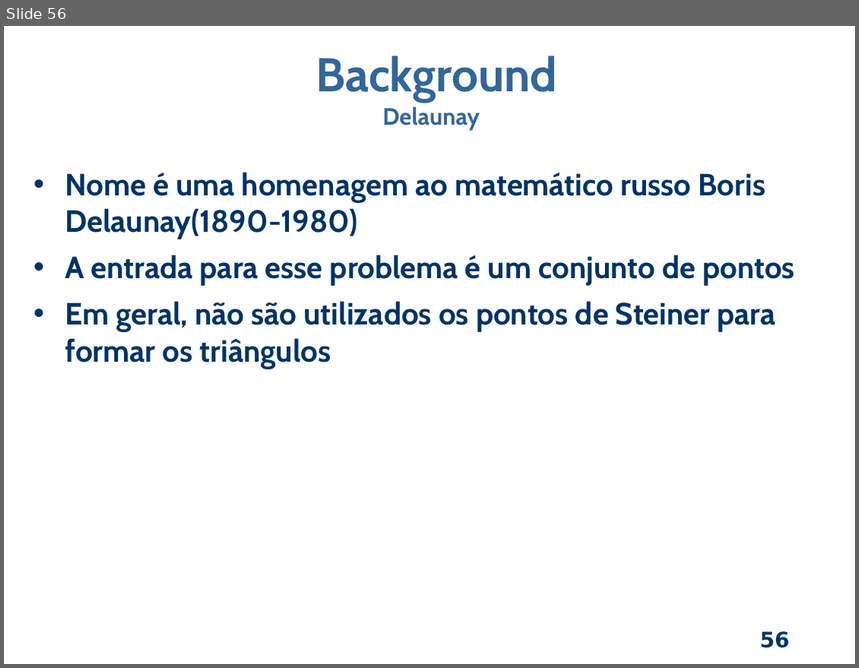
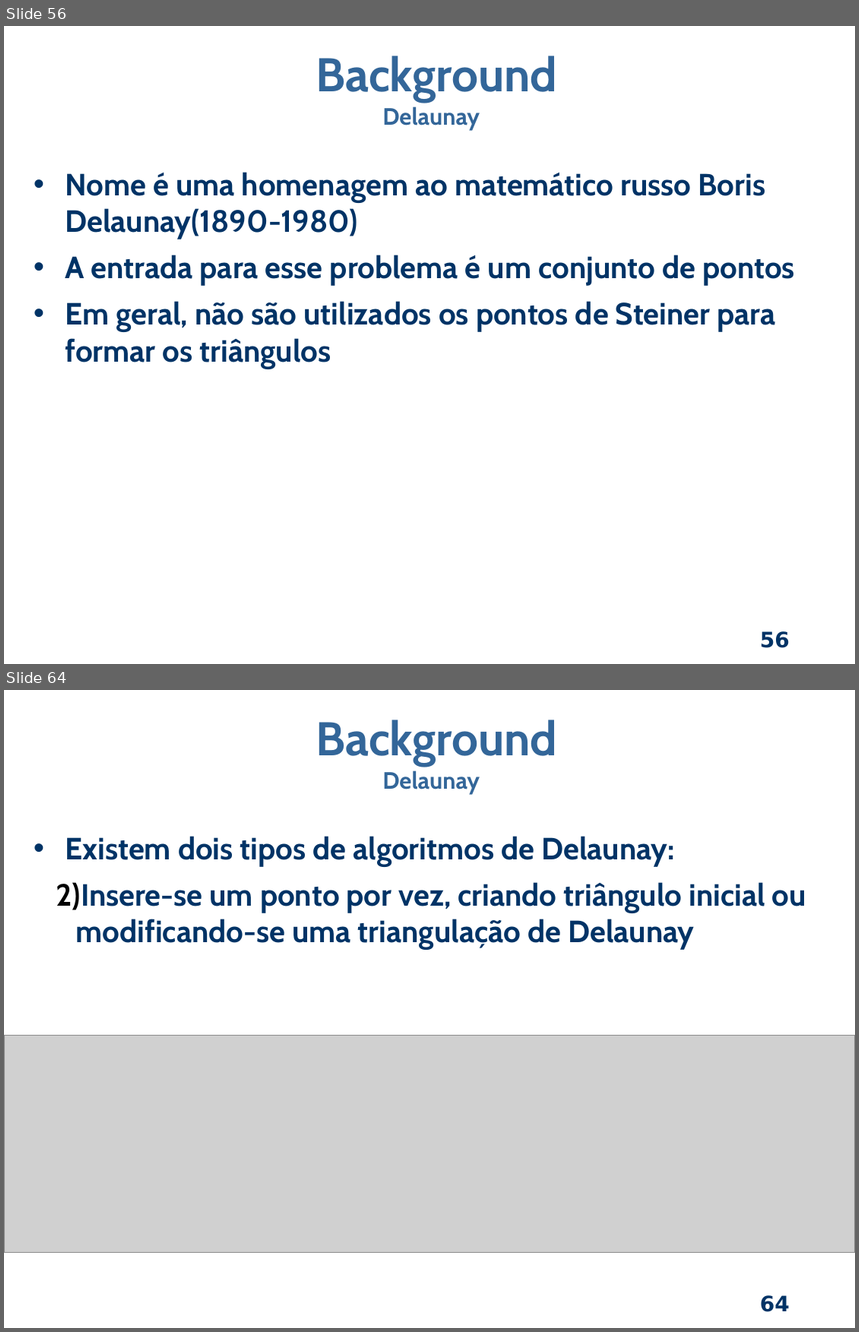
Before and after one commit to dant25/pre-proposta, a slide deck: apresentação/Apresentacao pre.odp. Shown one above the other, each under a label of ours: slide 56 before the commit, slides 56 and 64 after it; the slides between them are not shown. The pictures are 859x668 and 859x1332 pixels, drawn with LibreOffice and Linux fonts; fonts in the diff are those of the drawing; grey boxes stand for pictures; background and template pictures are left out. Boxes give left, top, right and bottom in pixels: in the first picture for what was removed or moved away, otherwise in the second. Text is boxed around its words. In the diff, an @@ line names an element or a change of style, - is before the commit and + after.

Commit message:
Continuando a fazer a apresenta??o. Falta fazer triangula??o arbitr?ria.

```diff
--- a/apresentação/Apresentacao pre.odp
+++ b/apresentação/Apresentacao pre.odp
@@ slide 64 added at [4,690,855,1328], background picture (left out); not listed: 1 template element that a slide beside it also shows @@
@@ text added at [316,720,557,794], 40 pt, text #336699, bold @@
+Background
+Delaunay
@@ text added at [56,836,807,950], 26 pt, text #003366, bold @@
+• Existem dois tipos de algoritmos de Delaunay:
+  2) Insere-se um ponto por vez, criando triângulo inicial ou modificando-se uma triangulação de Delaunay
@@ picture added at [4,1036,855,1253] @@
```
Also in this commit, not shown: 2 slides changed, 6 other slides added, 5 other files.
